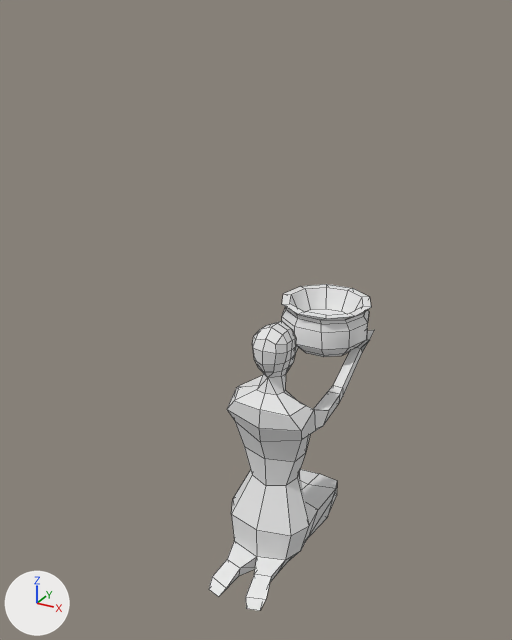
Before and after pictures for a commit that changed the FBX model Assets/Models/PRP_Statue.FBX.
One viewpoint serves both versions: a 50 mm lens placed at (0.0403, -0.0796, 0.0527), pointed at (-0.0037, 0.0005, 0.0127). Lighting does not change. The marker at lower left points along +X, +Y and +Z. Mesh edges are drawn as thin lines. Where no turn or scale is listed for an object, it has been applied to the vertices.

The first picture shows 'PRP_Statue'.
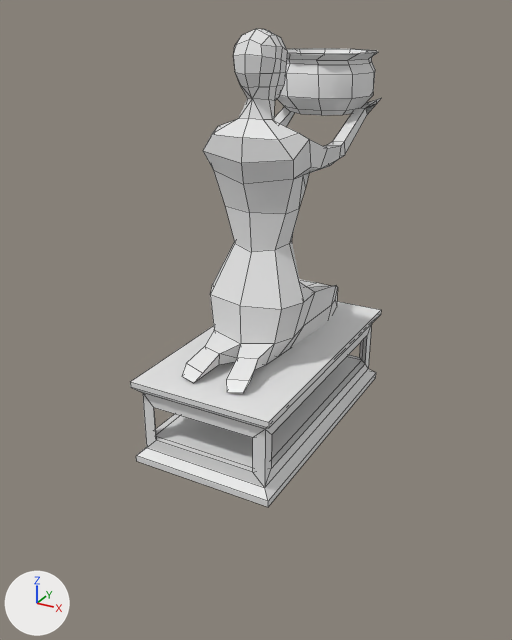
Changed parts and their boxes [x1, y1, x2, y2] in the pictures (512 x 640 px; the box of a moved part takes in the faces that stretch with it):
'PRP_Statue', reshaped (52% wider, 46% taller)
    before: [209, 284, 374, 611]
    after: [130, 29, 381, 507]
part 1 of me_mesh, moved or reshaped
    before: [209, 321, 374, 611]
    after: [182, 29, 381, 393]
part 2 of me_mesh, moved or reshaped
    before: [282, 284, 371, 357]
    after: [277, 48, 378, 115]
part 3 of me_mesh, added
    after: [130, 301, 381, 507]

The change in detail:
me_mesh is used by ob_prp_statue; location (0.0, 0.0, 0.0).
me_mesh had 313 vertices, 318 faces, 2 loose edges and spanned x -0.0078..0.0074, y -0.0134..0.0249, z -0.0269..0.0133.
me_mesh now has 361 vertices, 370 faces, 2 loose edges and spans x -0.0095..0.0095, y -0.0206..0.0206, z 0.0..0.0507.
me_mesh part 1: the loose piece of 223 vertices spanning x -0.0074..0.0074, y -0.0134..0.024, z -0.0269..0.0133 is moved by (0.0, -0.0043, 0.0373).
me_mesh part 2: the loose piece of 90 vertices spanning x -0.0078..0.0068, y 0.0106..0.0249, z 0.0025..0.0101 is moved by (0.0, -0.0043, 0.0373).
me_mesh part 3: a new loose piece of 48 vertices spanning x -0.0095..0.0095, y -0.0206..0.0153, z 0.0..0.0114.
